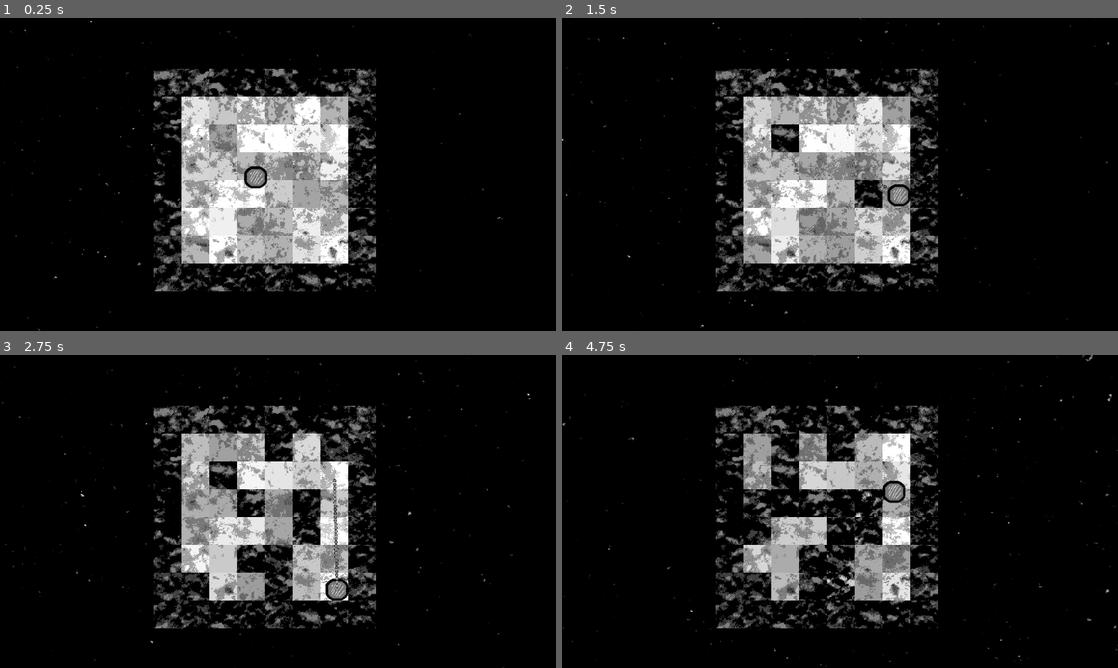
Above: before the commit, frames 1-4 (two rows, left to right).
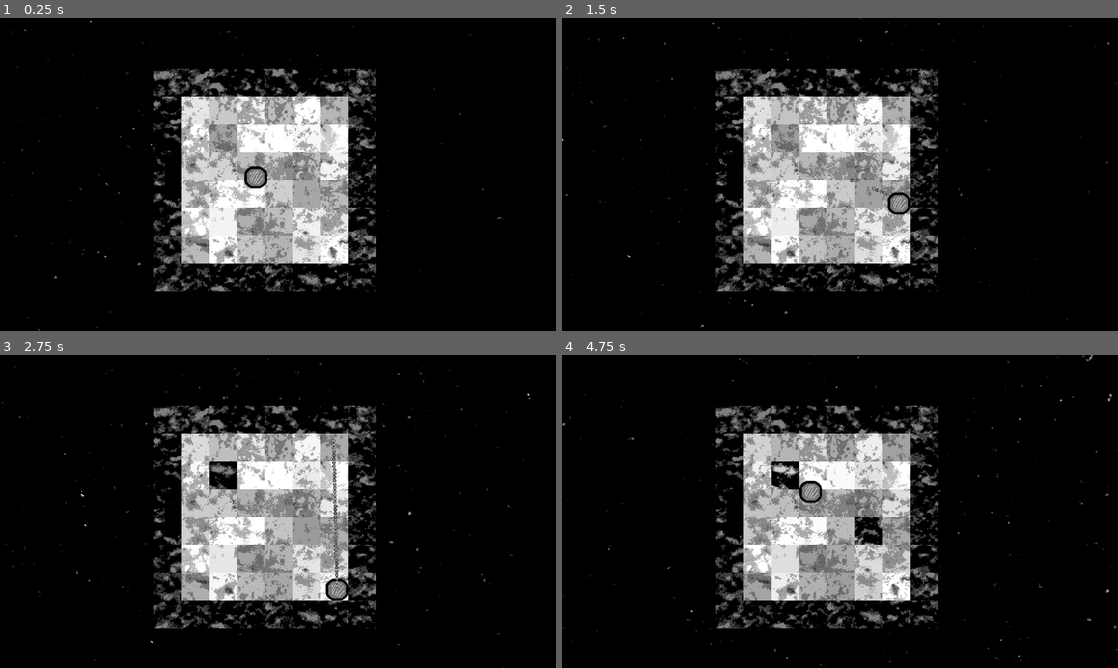
Above: after the commit, the same moments.

Repository: Indivicivet/ludumdare54
Game: Godot game, scene res://ludumdare54.tscn
The game is run twice, just before and just after one commit, with the same random seed, the same clock (stepped at 60 frames per second) and the same inputs.
Inputs (mouse positions are in pixels of both pictures, inside the frame that each line leads up to):
- Up to frame 1 (0.25 s): no input
- Up to frame 2 (1.5 s): move the mouse to (962, 158) at 0.52 s; press the mouse at (962, 158) at 0.53 s; hold Right (right) 0.53-1.28 s; move the mouse to (728, 190) at 1.27 s; release the mouse at (728, 190) at 1.28 s; hold Down (down) from 1.28 s (still down); click (728, 190) at 1.35 s
- Up to frame 3 (2.75 s): move the mouse to (333, 442) at 2.02 s; release Down (down) at 2.03 s; press the mouse at (333, 442) at 2.03 s; hold Right (right) from 2.03 s (still down)
- Up to frame 4 (4.75 s): move the mouse to (812, 574) at 2.77 s; release Right (right) at 2.78 s; release the mouse at (812, 574) at 2.78 s; hold Up (up) 2.78-3.53 s; click (812, 574) at 2.85 s; move the mouse to (1006, 558) at 3.52 s; press the mouse at (1006, 558) at 3.53 s; hold Left (left) from 3.53 s (still down); move the mouse to (673, 464) at 4.27 s; release the mouse at (673, 464) at 4.28 s; click (673, 464) at 4.35 s

The runs differ from the first frame. In frame 2, 1.1% of the frame differs, in the area x 37-63%, y 34-63%; in frame 3, 9.7%; in frame 4, 15%, in the area x 32-63%, y 25-79%.

Commit message:
also (passively) char blocks way slower)

Diff:
--- a/floor_or_block.gd
+++ b/floor_or_block.gd
@@ -60,5 +60,5 @@
 
 
 func _process(delta):
-	# print(charring)
-	charr(0.1 * delta)
+	# still to decide if there should be any passive charring
+	charr(0.03 * delta)
